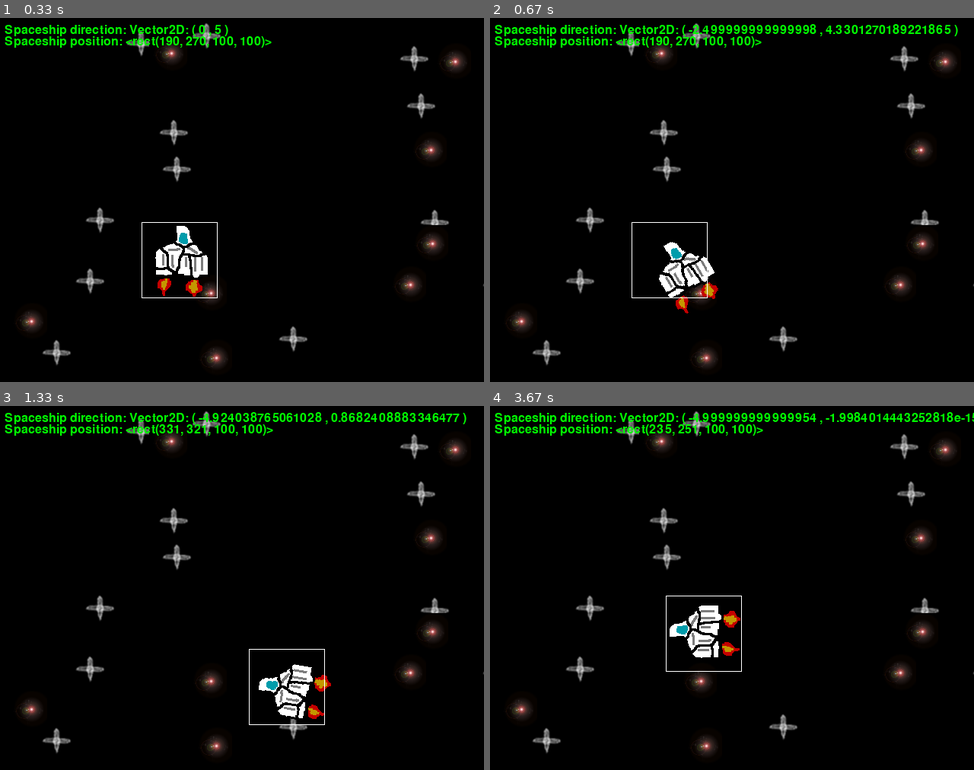
Above: before the commit, frames 1-4 (two rows, left to right).
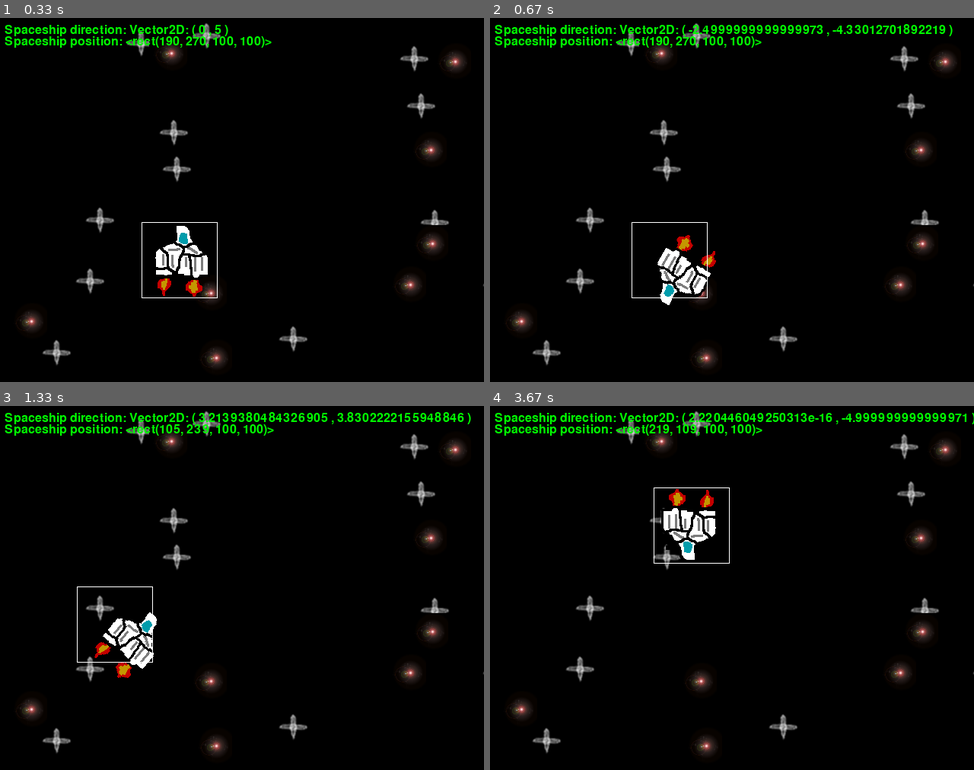
Above: after the commit, the same moments.

Repository: lndl/spaceship-battle
Game: pygame game, started from game.py
Two runs of this game, one before a commit and one after it. Both use one fixed random seed, a clock stepped at 60 frames per second and the inputs below. The source is Python 2; it was converted automatically to run under Python 3.
Inputs:
- Up to frame 1 (0.33 s): no input
- Up to frame 2 (0.67 s): hold Right from 0.33 s (still down)
- Up to frame 3 (1.33 s): release Right at 0.8 s; hold Up 0.83-1.13 s; hold Right from 1.17 s (still down)
- Up to frame 4 (3.67 s): release Right at 1.63 s; hold Left 1.67-2.2 s; hold Down 2.23-2.53 s; hold Left 2.57-2.97 s; hold Up 3-3.37 s; hold Right from 3.4 s (still down)

Frame 1 is identical in both runs. In frame 2, 1.8% of the frame differs, in the area x 34-97%, y 1-82%; in frame 3, 3.5%; in frame 4, 3.6%, in the area x 33-100%, y 1-74%.

Commit message:
improved navigation

Diff:
--- a/game.py
+++ b/game.py
@@ -25,6 +25,7 @@
 from space  import Space
 from utils  import *
 
+
 class Game:
   '''
   Main game class
@@ -44,22 +45,18 @@
 
   def catchUserInput(self):
     for e in pygame.event.get():
-      #print pygame.key.get_pressed()
       if e.type == pygame.QUIT:
         pygame.quit()
         exit()
-      elif e.type == pygame.KEYDOWN:
-        if e.key == pygame.K_ESCAPE:
-          pygame.quit()
-          exit()
-        elif e.key == pygame.K_DOWN:
-          self.ship.moveBackward()
-        elif e.key == pygame.K_UP:
-          self.ship.moveForward()
-        elif e.key == pygame.K_LEFT:
-          self.ship.rotateLeft()
-        elif e.key == pygame.K_RIGHT:
-          self.ship.rotateRight()
+    keysPressedList = pygame.key.get_pressed()
+    if keysPressedList[pygame.K_DOWN]:
+      self.ship.moveBackward()
+    if keysPressedList[pygame.K_UP]:
+      self.ship.moveForward()
+    if keysPressedList[pygame.K_LEFT]:
+      self.ship.rotateLeft()
+    if keysPressedList[pygame.K_RIGHT]:
+      self.ship.rotateRight()
 
   def updateGameState(self):
     pass
